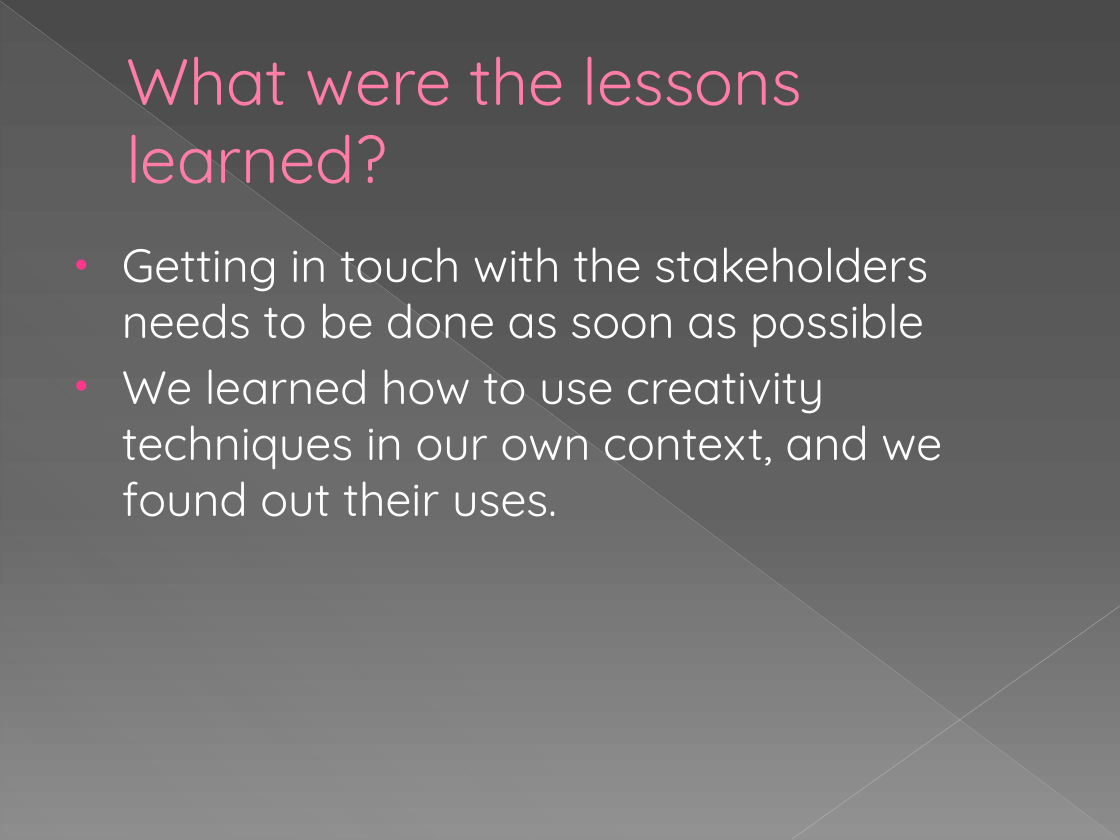
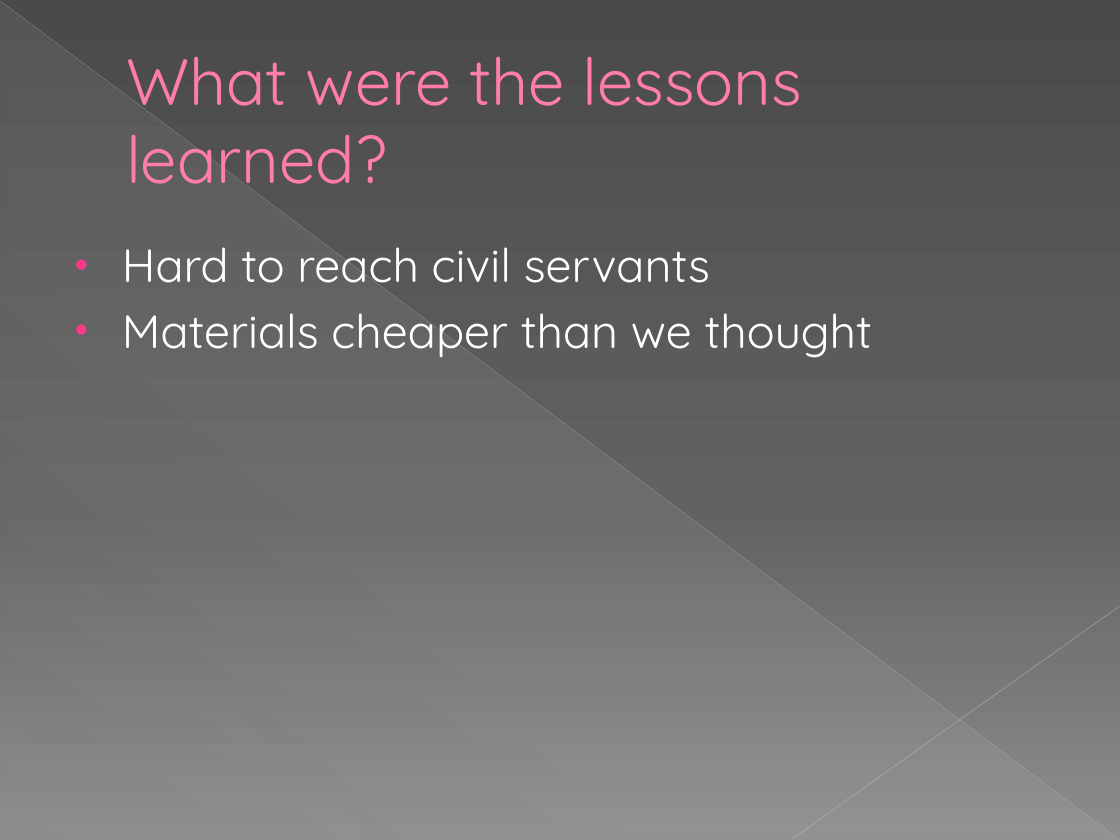
Before and after one commit to rickvanosch/InternetOfTrash, a slide deck: slide 6 of presentations/progress_log.pptx. Drawn at 1120x840 pixels with LibreOffice and Linux fonts; fonts in the diff are those of the drawing. Boxes give left, top, right and bottom in pixels: in the first picture for what was removed or moved away, otherwise in the second. Text is boxed around its words. In the diff, an @@ line names an element or a change of style, - is before the commit and + after.

```diff
--- a/presentations/progress_log.pptx
+++ b/presentations/progress_log.pptx
@@ text at bbox=[122, 247, 872, 358]: text changed @@
-• Getting in touch with the stakeholders needs to be done as soon as possible
-• We learned how to use creativity techniques in our own context, and we found out their uses.
+• Hard to reach civil servants
+• Materials cheaper than we thought
```
Also in this commit, not shown: 4 other slides changed, 2 slides added, 5 slides removed.
